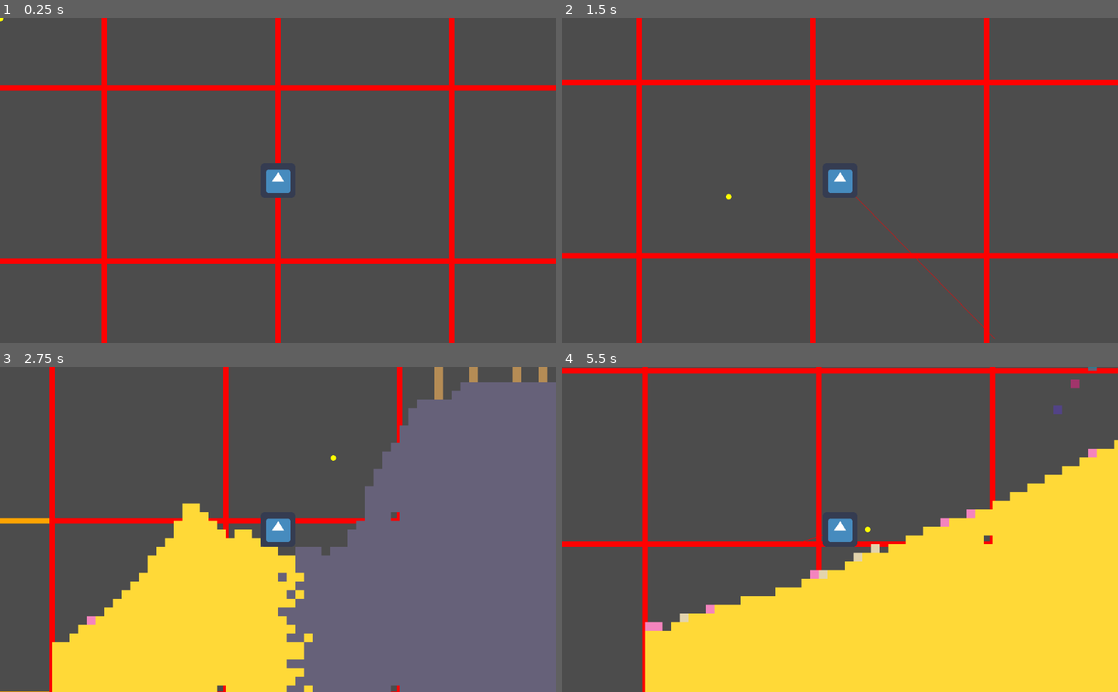
Above: before the commit, frames 1-4 (two rows, left to right).
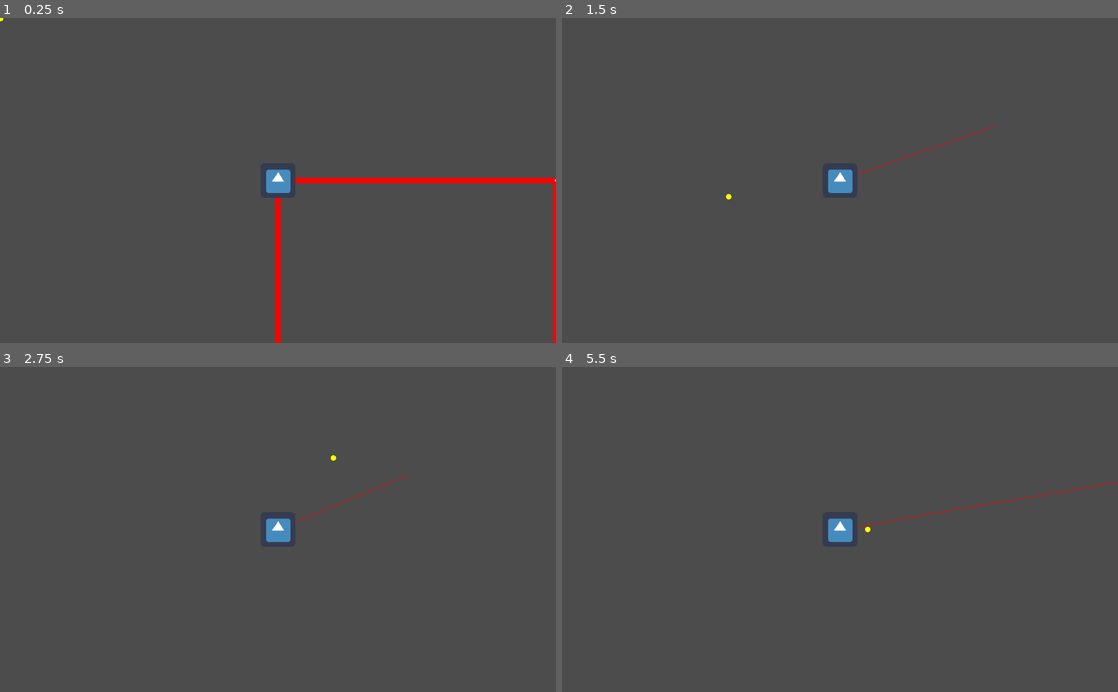
Above: after the commit, the same moments.

Repository: JaedanC/GoTeria
Game: Godot game, scene res://scenes/WorldSpawn/WorldSpawn.tscn
Same seed, same stepped clock (60 frames per second), same inputs: the game is played once before the commit and once after it. The engine's default icon, where the game draws it, is replaced by a stand-in: a white triangle on a blue panel in a dark square.
Inputs (mouse positions are in pixels of both pictures, inside the frame that each line leads up to):
- Up to frame 1 (0.25 s): no input
- Up to frame 2 (1.5 s): move the mouse to (962, 164) at 0.52 s; hold D (move_right) from 0.53 s (still down); click (962, 164) at 0.6 s; tap Space (jump) at 0.77 s; move the mouse to (728, 196) at 1.27 s; right-click (728, 196) at 1.35 s
- Up to frame 3 (2.75 s): tap Space (jump) at 1.52 s; move the mouse to (333, 458) at 2.02 s; release D (move_right) at 2.03 s; hold A (move_left) from 2.03 s (still down); hold P (show_mappings) from 2.03 s (still down)
- Up to frame 4 (5.5 s): move the mouse to (812, 594) at 2.77 s; release A (move_left) at 2.78 s; release P (show_mappings) at 2.78 s; hold D (move_right) 2.78-4.28 s; tap Mouse wheel down (zoom_in) at 2.85 s; click (812, 594) at 2.92 s; tap Space (jump) at 3.02, 3.77, 4.52 s; move the mouse to (1006, 578) at 3.52 s; hold Mouse wheel up (zoom_out) 3.53-4.28 s; move the mouse to (673, 480) at 4.27 s; hold A (move_left) 4.28-5.03 s; tap B at 4.35 s; move the mouse to (867, 529) at 5.02 s; hold D (move_right) from 5.03 s (still down); tap C at 5.1 s; click (867, 529) at 5.17 s

The runs differ from the first frame. In frame 1, 7.0% of the frame differs, in the area x 0-100%, y 0-100%; in frame 2, 6.7%; in frame 3, 56%; in frame 4, 44%.

Commit message:
Commit before old methods go

Diff:
--- a/scenes/Chunk/Chunk.gd
+++ b/scenes/Chunk/Chunk.gd
@@ -9,8 +9,7 @@
 var terrain = null
 
 var drawn = false
-var init_index = 0
-var init_block_calls = 64
+var blocks_loaded = 0
 
 var streaming = false
 var streaming_index = 0
@@ -21,53 +20,61 @@
 
 func _process(_delta):
 #	if (streaming):
+#	update()
+
+#	if (drawn):
+#		set_process(false)
 #		update()
-
-	if (drawn):
-		set_process(false)
-		update()
-	else:
-		stream()
+#	else:
+#		stream()
+	pass
 
 
 
-func init_stream(world_image : Image, _chunk_position : Vector2, _block_count : Vector2, _block_pixel_size : Vector2):
-	self.world_image = world_image
+func init_stream(_world_image : Image, _chunk_position : Vector2, _block_count : Vector2, _block_pixel_size : Vector2):
+	self.world_image = _world_image
 	self.chunk_position = _chunk_position
 	self.block_count = _block_count
 	self.block_pixel_size = _block_pixel_size
-	self.position = block_pixel_size * chunk_position * block_count
+	self.position = _block_pixel_size * _chunk_position * _block_count
 
-func stream():
-	var finish_init_index = self.init_index + self.init_block_calls
+func get_loaded_blocks():
+	return self.blocks_loaded
+#
+#func stream_all():
+#	stream(block_count.x * block_count.y)
+#
+#func stream(maximum_blocks_to_load : int):
+#	var blocks_available_to_load = block_count.x * block_count.y - get_loaded_blocks()
+#	var blocks_to_load = min(blocks_available_to_load, maximum_blocks_to_load)
+#
+#	self.world_image.lock()
+#	for element in range(get_loaded_blocks(), get_loaded_blocks() + blocks_to_load):
+#		var i = element / int(block_count.x)
+#		var j = element % int(block_count.y) # Integer division
+#		var block_position = Vector2(i, j)
+#		if !blocks.has(block_position):
+#			blocks[block_position] = {}
+#
+#		var block_pixel_position = self.chunk_position * block_count + block_position
+#
+#		var pixel : Color
+#		if (block_pixel_position.x < 0 ||
+#			block_pixel_position.y < 0 ||
+#			block_pixel_position.x >= self.world_image.get_size().x ||
+#			block_pixel_position.y >= self.world_image.get_size().y):
+#			pixel = Color.red
+#		else:
+#			pixel = Color(self.world_image.get_pixelv(block_pixel_position))
+#
+#		blocks[block_position]["id"] = pixel.a
+#		blocks[block_position]["colour"] = pixel
+#
+#	self.world_image.unlock()
+#	self.blocks_loaded += blocks_to_load
+#	return int(block_count.x * block_count.y) == get_loaded_blocks()
 
-	if finish_init_index >= (block_count.x * block_count.y):
-		finish_init_index = block_count.x * block_count.y - 1
-		self.drawn = true
-
-	self.world_image.lock()
-	for element in range(self.init_index, finish_init_index):
-		var i = element / int(block_count.x)
-		var j = element % int(block_count.y) # Integer division
-		var block_position = Vector2(i, j)
-		if !blocks.has(block_position):
-			blocks[block_position] = {}
-
-		var block_pixel_position = self.chunk_position * block_count + block_position
-
-		var pixel : Color
-		if (block_pixel_position.x >= self.world_image.get_size().x ||
-			block_pixel_position.y >= self.world_image.get_size().y):
-			pixel = Color(0, 0, 0, 0)
-		else:
-			pixel = Color(self.world_image.get_pixelv(block_pixel_position))
-
-		blocks[block_position]["id"] = pixel.a
-		blocks[block_position]["colour"] = pixel
-	self.world_image.unlock()
-	self.init_index = finish_init_index
-
-func init(world_image : Image, _chunk_position : Vector2, _block_count  : Vector2, _block_pixel_size : Vector2):
+func init(_world_image : Image, _chunk_position : Vector2, _block_count  : Vector2, _block_pixel_size : Vector2):
 	"""
 	Chunks require a constructor to pass in all the data. Unfortunately this means
 	that you cannot mark this script as a tool and visually see the chunk. This
@@ -77,15 +84,15 @@
 	The method initialise a Chunk to contain all the block data inside the 'blocks'
 	dictionary. It uses the world image to retrieve the colour of the block.
 	"""
+	self.world_image = _world_image
 	self.chunk_position = _chunk_position
 	self.block_count = _block_count
 	self.block_pixel_size = _block_pixel_size
-	self.position = block_pixel_size * chunk_position * block_count
+	self.position = _block_pixel_size * _chunk_position * _block_count
 
 	self.streaming = true
 
 	world_image.lock()
-
 	for i in range(block_count.x):
 		for j in range(block_count.y):
 			var block_position = Vector2(i, j)
@@ -102,8 +109,9 @@
 #				abs(sin((200 - (i * 2)) / 255.0)),
 #				abs(sin((200 - (j * 3)) / 255.0)),
 #				0.2
-##				abs(sin(randi()) - 0.5)
+#				abs(sin(randi()) - 0.5)
 #			)
+
 	world_image.unlock()
 
 
@@ -137,10 +145,11 @@
 		for j in range(block_count.y):
 			var block_position = Vector2(i, j)
 			if blocks.has(block_position) && blocks[block_position]["id"]:
-				var rectangle_position = Vector2(i * block_pixel_size.x, j * block_pixel_size.y)
+				var rectangle_position = block_position * block_pixel_size
 				var rectangle_to_draw = Rect2(rectangle_position, block_pixel_size)
 				var rectangle_colour = blocks[block_position]["colour"]
 				draw_rect(rectangle_to_draw, rectangle_colour)
+
 
 func stream_chunk():
 	var finish_streaming_index = self.streaming_index + self.streaming_draw_calls
@@ -179,4 +188,7 @@
 
 func _draw():
 	draw_chunk()
+
+	draw_circle(Vector2.ZERO, 2, Color.aquamarine)
+#	print(position)
 #	stream_chunk()
--- a/scenes/Player/Player.gd
+++ b/scenes/Player/Player.gd
@@ -64,7 +64,7 @@
 	camera.zoom.x = clamp(camera.zoom.x, 0.5, 10)
 	camera.zoom.y = clamp(camera.zoom.y, 0.5, 10)
 
-func get_visibility_points() -> Array:
+func get_visibility_points(margin=0) -> Array:
 	"""
 	This method returns a list of integer Vector2's that represent the indexes of
 	chunks that should be loaded for the player. This takes into account where
@@ -110,8 +110,8 @@
 	# list. +1 is there so that the right and bottom edge are forced to be
 	# included. Remove it if you don't know what I mean an then you'll see.
 	var visibility_points = []
-	for i in range(top_left.x - 1, bottom_right.x + 2):
-		for j in range(top_left.y - 1, bottom_right.y + 2):
+	for i in range(top_left.x - 1 - margin, bottom_right.x + 2 + margin):
+		for j in range(top_left.y - 1 - margin, bottom_right.y + 2 + margin):
 			var visible_point = Vector2(i, j)
 			visibility_points.append(visible_point)
 
--- a/scenes/Player/Player.tscn
+++ b/scenes/Player/Player.tscn
@@ -38,5 +38,6 @@
 script = ExtResource( 2 )
 
 [node name="GravityComponent" parent="." instance=ExtResource( 3 )]
+enabled = false
 
 [node name="CollisionComponent" parent="." instance=ExtResource( 6 )]
--- a/scenes/Terrain/Terrain.gd
+++ b/scenes/Terrain/Terrain.gd
@@ -28,12 +28,12 @@
 `loaded_chunks`
 - These chunks are fully drawn and visible to the player.
 """
+var loaded_chunks = {}
 var loading_chunks = {}
 var lightly_loading_blocks_chunks = {}
 var lightly_loaded_blocks_chunks = {}
 var lightly_loading_drawing_chunks = {}
 var urgently_loading_blocks_chunks = {}
-var loaded_chunks = {}
 
 var player = null
 
@@ -44,6 +44,10 @@
 	player = get_tree().get_root().find_node("Player", true, false)
 
 	var world_texture = load("res://blocks.png")
+#	var world_texture = load("res://solid.png")
+#	var world_texture = load("res://small.png")
+#	var world_texture = load("res://medium.png")
+#	var world_texture = load("res://hd.png")
 	world_image = world_texture.get_data()
 	chunk_pixel_dimensions = block_pixel_size * chunk_block_count
 #	generate_world()
@@ -55,18 +59,75 @@
 		for chunk in get_children():
 			chunk.save_chunk()
 		print("Finished Saving to file")
-	free_all_invisible_chunks()
-	create_visible_chunks()
-
-
-
+#	free_all_invisible_chunks()
+	new_free_invisible_chunks()
+#	create_visible_chunks()
+
+
+#	loaded_chunks.clear()
 	loading_chunks.clear()
 	lightly_loading_blocks_chunks.clear()
 	lightly_loaded_blocks_chunks.clear()
 	lightly_loading_drawing_chunks.clear()
 	urgently_loading_blocks_chunks.clear()
-	new_continue_loading_chunks()
+	new_create_loading_regions()
+	old_create_chunks()
+#	new_create_null_chunks()
+#	new_continue_loading_regions()
 	update()
+
+func old_create_chunks():
+	for point in lightly_loading_blocks_chunks.keys() + lightly_loading_drawing_chunks.keys() + urgently_loading_blocks_chunks.keys():
+		var world_image_in_chunks = world_image.get_size() / chunk_block_count
+		if (point.x < 0 || point.y < 0 || point.x >= world_image_in_chunks.x || point.y >= world_image_in_chunks.y):
+			continue
+
+#		print(world_image, point, chunk_block_count, chunk_pixel_dimensions)
+
+		if !loaded_chunks.has(point):
+			var chunk = chunk_scene.instance()
+			add_child(chunk)
+			chunk.init(
+				world_image,
+				point,
+				chunk_block_count,
+				block_pixel_size
+			)
+#			chunk.stream_all()
+#			chunk.update()
+			loaded_chunks[point] = chunk
+
+func new_free_invisible_chunks():
+	"""
+	This method uses the visibility points to determine which chunks should be
+	unloaded from memory.
+	"""
+
+	# First we grab a set the world_positions that should be loaded in the game
+	var visibility_points = player.get_visibility_points(2)
+
+	# Create a temporary dictionary to store chunks that are already loaded
+	# and should stay loaded
+	var visible_chunks = {}
+
+	# Loop through the loaded chunks and store the ones that we should keep in
+	# visible_chunks while erasing them from the old loaded_chunks dictionary.
+	for visible_point in visibility_points:
+		if loaded_chunks.has(visible_point):
+			visible_chunks[visible_point] = loaded_chunks[visible_point]
+			loaded_chunks.erase(visible_point)
+
+	# Now the remaining chunks in loaded_chunks are invisible to the player
+	# and can be deleted from memory. The delete_chunk method will handle this
+	# for us.
+	for invisible_point in loaded_chunks.keys():
+		loaded_chunks[invisible_point].queue_free()
+		loaded_chunks.erase(invisible_point)
+
+	# Finally, our new visible chunks dictionary becomes the loaded chunks
+	# dictionary
+	loaded_chunks = visible_chunks
+
 
 func _draw():
 	for point in lightly_loading_blocks_chunks.keys():
@@ -84,7 +145,7 @@
 		draw_rect(Rect2(point, chunk_pixel_dimensions), Color.red, false, 10, false)
 #		draw_circle(point, 10, Color.red)
 
-func new_continue_loading_chunks():
+func new_create_loading_regions():
 	var player_visibility_points = player.get_visibility_points()
 
 	# TODO: This requires the implementation to be very specific. Find a better
@@ -100,27 +161,100 @@
 	for i in range(light_loading_block_top_left.x, light_loading_block_bottom_right.x):
 		for j in range(light_loading_block_top_left.y, light_loading_block_bottom_right.y):
 			var point = Vector2(i, j)
-#			var chunk
-			var chunk = point
-#			if !loading_chunks.has(point):
-#				chunk = chunk_scene.instance()
-#				add_child(chunk)
+			if point.x < 0 or point.y < 0:
+				continue
 
 			if (i == light_loading_block_top_left.x ||
 				i == light_loading_block_bottom_right.x - 1 ||
 				j == light_loading_block_top_left.y ||
 				j == light_loading_block_bottom_right.y - 1):
-				lightly_loading_blocks_chunks[point] = chunk
+				lightly_loading_blocks_chunks[point] = null
 				continue
 
 			if (i == light_loading_block_top_left.x + 1 ||
 				i == light_loading_block_bottom_right.x - 2 ||
 				j == light_loading_block_top_left.y + 1 ||
 				j == light_loading_block_bottom_right.y - 2):
-				lightly_loading_drawing_chunks[point] = chunk
+				lightly_loading_drawing_chunks[point] = null
 				continue
 
+			urgently_loading_blocks_chunks[point] = null
+
+func new_create_null_chunks():
+	for point in lightly_loading_blocks_chunks.keys():
+		var chunk = lightly_loading_blocks_chunks[point]
+
+		if (chunk == null):
+			chunk = chunk_scene.instance()
+			lightly_loading_blocks_chunks[point] = chunk
+			add_child(chunk)
+			chunk.init_stream(
+				world_image,
+				point,
+				chunk_block_count,
+				chunk_pixel_dimensions
+			)
+		loaded_chunks[point] = chunk
+
+	for point in lightly_loading_drawing_chunks.keys():
+		var chunk = lightly_loading_drawing_chunks[point]
+
+		if (chunk == null):
+			chunk = chunk_scene.instance()
+			lightly_loading_drawing_chunks[point] = chunk
+			add_child(chunk)
+			chunk.init_stream(
+				world_image,
+				point,
+				chunk_block_count,
+				chunk_pixel_dimensions
+			)
+			chunk.stream_all()
+		loaded_chunks[point] = chunk
+
+	for point in urgently_loading_blocks_chunks.keys():
+		var chunk = urgently_loading_blocks_chunks[point]
+
+		if (chunk == null):
+			chunk = chunk_scene.instance()
 			urgently_loading_blocks_chunks[point] = chunk
+			add_child(chunk)
+			chunk.init_stream(
+				world_image,
+				point,
+				chunk_block_count,
+				chunk_pixel_dimensions
+			)
+			chunk.stream_all()
+			chunk.update()
+		loaded_chunks[point] = chunk
+
+func new_continue_loading_regions():
+	# These are the lightly loaded block chunks
+	var blocks_to_load = 1000
+	for point in lightly_loading_blocks_chunks.keys():
+		var chunk = lightly_loading_blocks_chunks[point]
+
+		var is_loaded = chunk.stream(blocks_to_load)
+		blocks_to_load = blocks_to_load - chunk.get_loaded_blocks()
+		if is_loaded:
+			lightly_loading_drawing_chunks[point] = chunk
+			lightly_loading_blocks_chunks.erase(point)
+		if blocks_to_load <= 0:
+			break
+
+	# These are the blocks ready to be drawn
+	var blocks_to_draw = 1
+	for point in lightly_loading_drawing_chunks.keys():
+		if (blocks_to_draw == 0):
+			break
+
+		var chunk = lightly_loading_drawing_chunks[point]
+
+		chunk.update() # Let the chunk draw
+		lightly_loading_drawing_chunks.erase(point)
+		loaded_chunks[point] = chunk
+		blocks_to_draw -= 1
 
 func free_all_invisible_chunks():
 	"""
@@ -220,7 +354,8 @@
 	return chunk_pixel_dimensions
 
 func get_chunk_from_chunk_position(chunk_position : Vector2):
-	if create_chunk(chunk_position):
+#	if create_chunk(chunk_position):
+	if loaded_chunks.has(chunk_position):
 		return loaded_chunks[chunk_position]
 	return null
 
--- a/scenes/Terrain/Terrain.tscn
+++ b/scenes/Terrain/Terrain.tscn
@@ -1,20 +1,9 @@
-[gd_scene load_steps=3 format=2]
+[gd_scene load_steps=2 format=2]
 
 [ext_resource path="res://scenes/Terrain/Terrain.gd" type="Script" id=1]
-[ext_resource path="res://blocks.png" type="Texture" id=2]
 
 [node name="Terrain" type="Node2D"]
 script = ExtResource( 1 )
 block_pixel_size = Vector2( 16, 16 )
 world_size_in_chunks = Vector2( 40, 20 )
 chunk_block_count = Vector2( 32, 32 )
-
-[node name="World" type="TextureRect" parent="."]
-visible = false
-margin_right = 40.0
-margin_bottom = 40.0
-rect_scale = Vector2( 16, 16 )
-texture = ExtResource( 2 )
-__meta__ = {
-"_edit_use_anchors_": false
-}
--- a/scenes/WorldSpawn/WorldSpawn.tscn
+++ b/scenes/WorldSpawn/WorldSpawn.tscn
@@ -32,6 +32,5 @@
 script = ExtResource( 5 )
 
 [node name="Terrain" parent="." instance=ExtResource( 7 )]
-chunk_block_count = Vector2( 20, 20 )
 
 [node name="Player" parent="." instance=ExtResource( 1 )]
Binary file added: hd.png
Not shown, added: hd.png.import
Binary file added: medium.png
Not shown, added: medium.png.import
Binary file added: small.png
Not shown, added: small.png.import
Binary file added: solid.png
Not shown, added: solid.png.import
